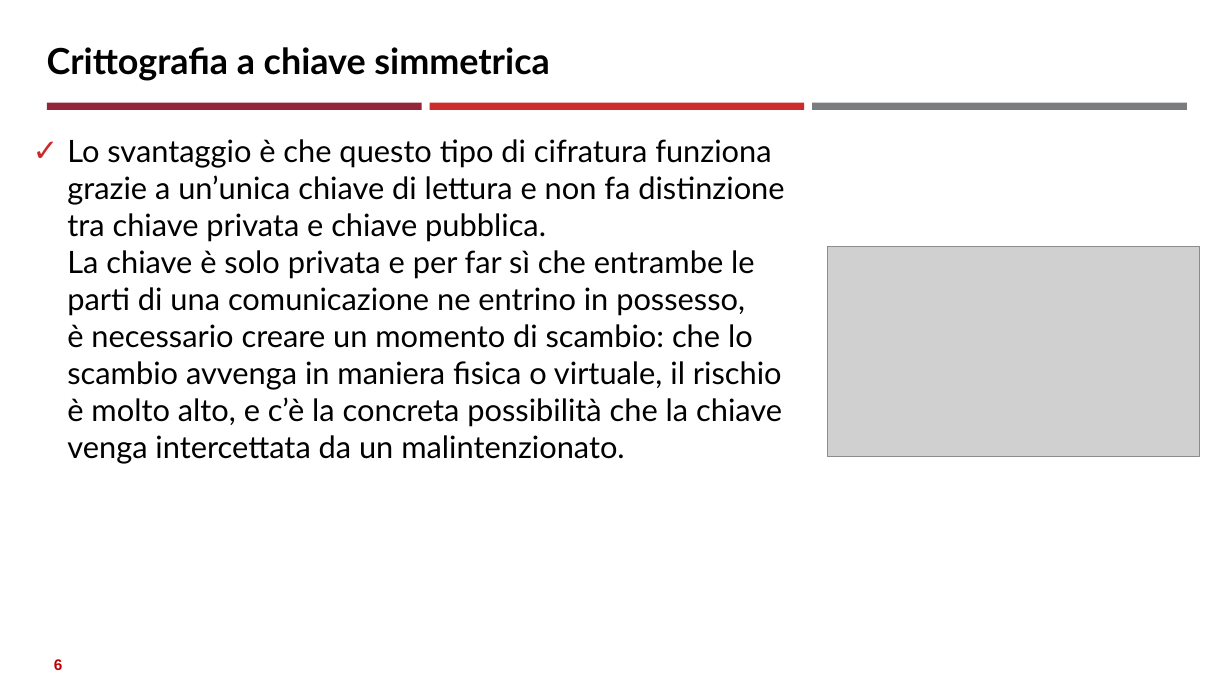
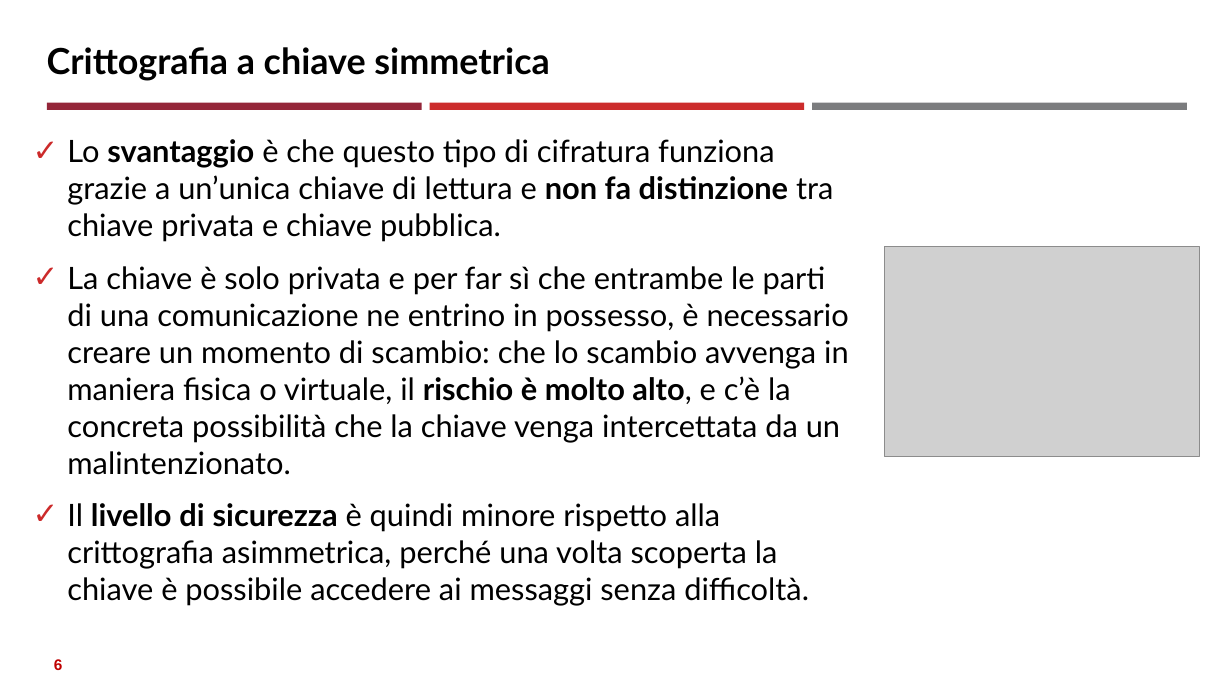
Before and after one commit to neural1977/data_science_interview_material, a slide deck: slide 6 of Assicurazioni/Tecniche crittografiche_ita.pptx. Drawn at 1232x693 pixels with LibreOffice and Linux fonts; fonts in the diff are those of the drawing; grey boxes stand for pictures. Boxes give left, top, right and bottom in pixels: in the first picture for what was removed or moved away, otherwise in the second. Text is boxed around its words. In the diff, an @@ line names an element or a change of style, - is before the commit and + after.

```diff
--- a/Assicurazioni/Tecniche crittografiche_ita.pptx
+++ b/Assicurazioni/Tecniche crittografiche_ita.pptx
@@ text at (x1=67, y1=139, x2=849, y2=569): text changed @@
-✓ Lo svantaggio è che questo tipo di cifratura funziona grazie a un’unica chiave di lettura e non fa distinzione tra chiave privata e chiave pubblica.
-  La chiave è solo privata e per far sì che entrambe le parti di una comunicazione ne entrino in possesso, è necessario creare un momento di scambio: che lo scambio avvenga in maniera fisica o virtuale, il rischio è molto alto, e c’è la concreta possibilità che la chiave venga intercettata da un malintenzionato.
+✓ Lo svantaggio è che questo tipo di cifratura funziona grazie a un’unica chiave di lettura e non fa distinzione tra chiave privata e chiave pubblica.
+✓ La chiave è solo privata e per far sì che entrambe le parti di una comunicazione ne entrino in possesso, è necessario creare un momento di scambio: che lo scambio avvenga in maniera fisica o virtuale, il rischio è molto alto, e c’è la concreta possibilità che la chiave venga intercettata da un malintenzionato.
+✓ Il livello di sicurezza è quindi minore rispetto alla crittografia asimmetrica, perché una volta scoperta la chiave è possibile accedere ai messaggi senza difficoltà.
@@ picture resized from (x1=827, y1=247, x2=1200, y2=457) to (x1=884, y1=247, x2=1200, y2=457) @@
```
Also in this commit, not shown: 1 slide added, 3 other files.
